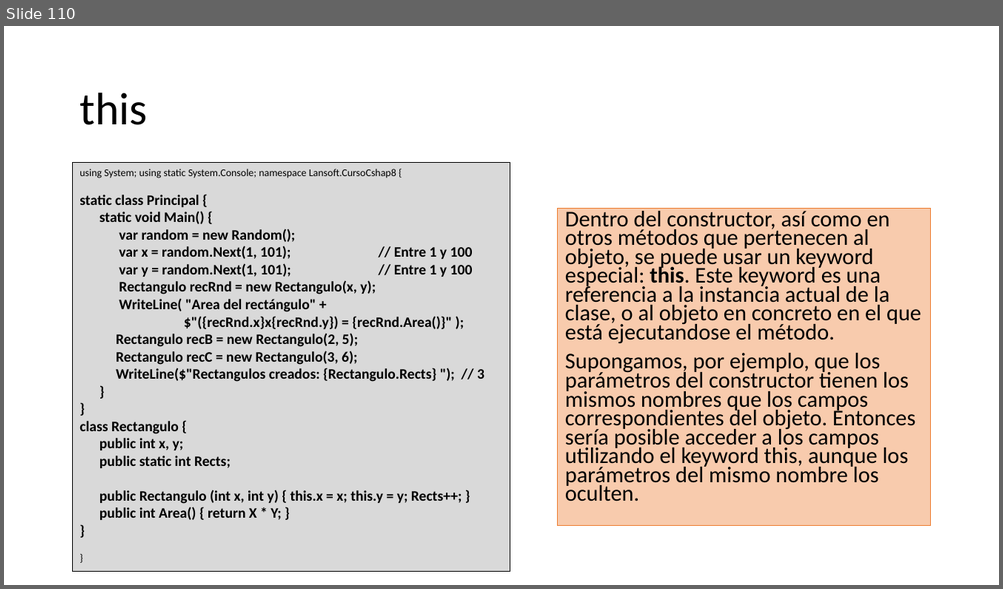
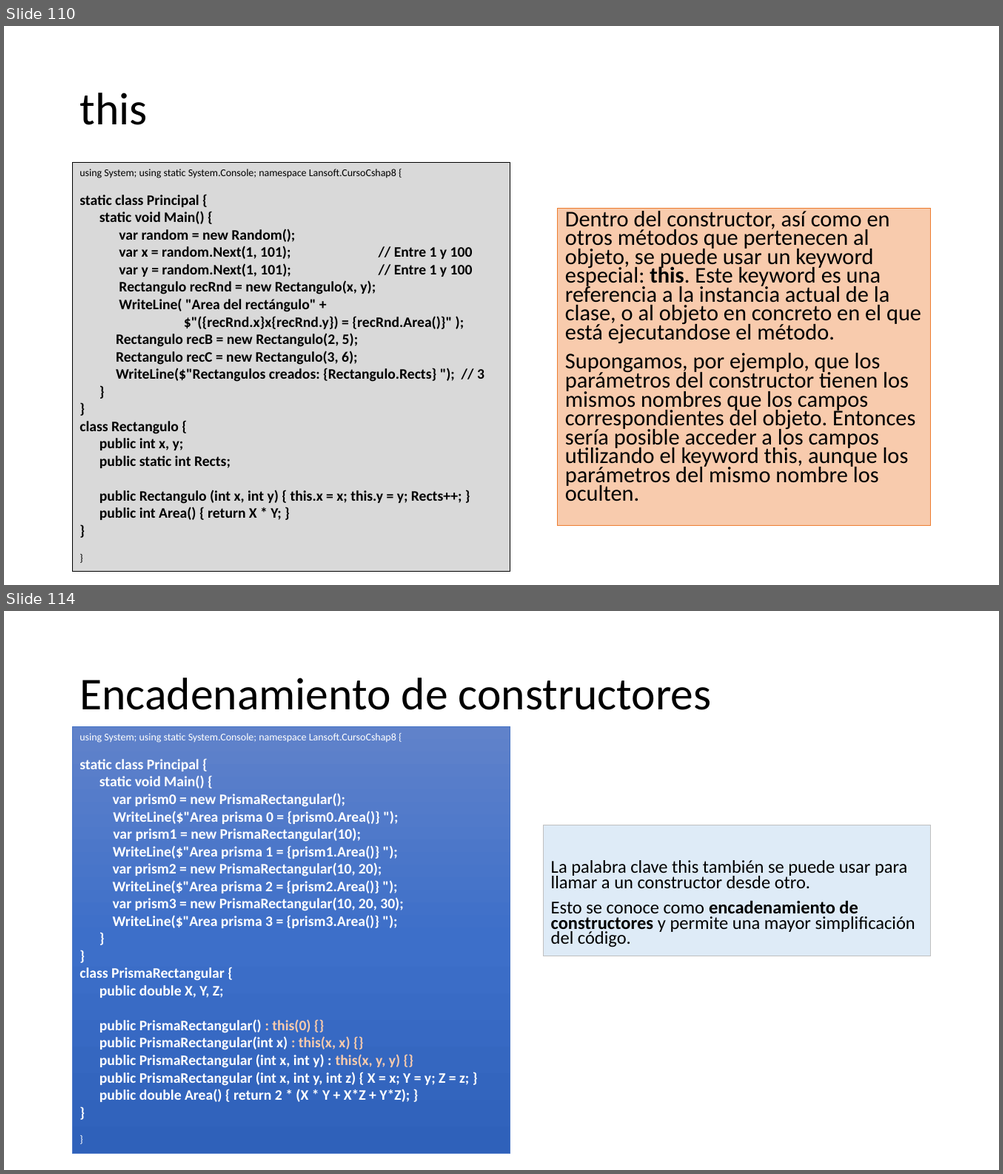
Before and after one commit to AlbertOsinaga/CursoCSharp__8, a slide deck: CSharpQuickReferencia.pptx. Shown one above the other, each under a label of ours: slide 110 before the commit, slides 110 and 114 after it; the slides between them are not shown. The pictures are 1003x589 and 1003x1174 pixels, drawn with LibreOffice and Linux fonts; fonts in the diff are those of the drawing. Boxes give left, top, right and bottom in pixels: in the first picture for what was removed or moved away, otherwise in the second. Text is boxed around its words. In the diff, an @@ line names an element or a change of style, - is before the commit and + after.

```diff
--- a/CSharpQuickReferencia.pptx
+++ b/CSharpQuickReferencia.pptx
@@ slide 114 added at (4,611,999,1170), background #FFFFFF @@
@@ title added at (79,678,711,710), 44 pt, text #000000 @@
+Encadenamiento de constructores
@@ rectangle added at (73,726,510,1153), fill gradient #6183CB to #3E70CA to #3062BB, outline #4472C4 0.5 pt, 14 pt, text #FFFFFF, bold @@
+using System; using static System.Console; namespace Lansoft.CursoCshap8 {
+static class Principal {
+static void Main() {
+var prism0 = new PrismaRectangular();
+WriteLine($"Area prisma 0 = {prism0.Area()} ");
+var prism1 = new PrismaRectangular(10); WriteLine($"Area prisma 1 = {prism1.Area()} ");
+var prism2 = new PrismaRectangular(10, 20);
+WriteLine($"Area prisma 2 = {prism2.Area()} ");
+var prism3 = new PrismaRectangular(10, 20, 30);
+WriteLine($"Area prisma 3 = {prism3.Area()} ");
+}
+}
+class PrismaRectangular {
+public double X, Y, Z;
+public PrismaRectangular() : this(0) {}
+public PrismaRectangular(int x) : this(x, x) {}
+public PrismaRectangular (int x, int y) : this(x, y, y) {}
+public PrismaRectangular (int x, int y, int z) { X = x; Y = y; Z = z; }
+public double Area() { return 2 * (X * Y + X*Z + Y*Z); }
+}
+}
@@ text added at (543,825,930,956), fill #DEEBF7, outline #BFBFBF 0.75 pt, 17.5 pt, text #000000 @@
+La palabra clave this también se puede usar para llamar a un constructor desde otro.
+Esto se conoce como encadenamiento de constructores y permite una mayor simplificación del código.
```
Also in this commit, not shown: 1 slide changed, 16 other slides added, 3 other files.
